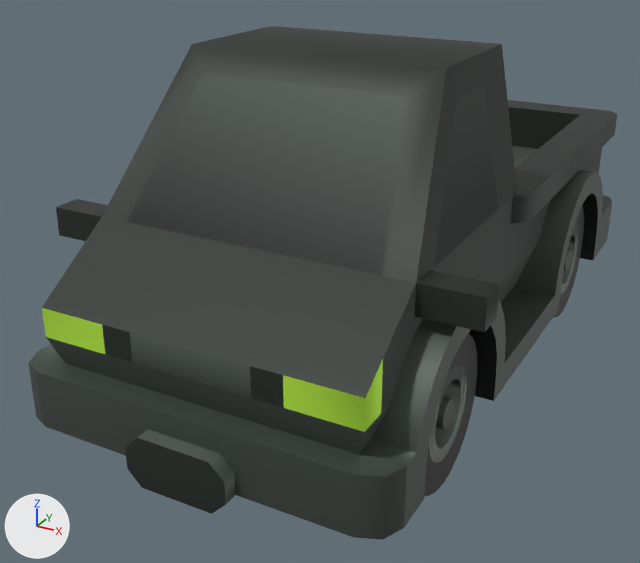
The glTF model public/models/kenney/truck-flat.glb: old version first, new version second.
The view is the same before and after, from a 50 mm camera at (1.38, -3.01, 1.76) aimed at (-0.16, -0.23, 0.37). The lights are fixed; the arrows at lower left show +X, +Y and +Z. The first picture is the older version. Vertices at exactly the same position are counted once.

Names of what the first picture shows: 'body', 'wheel-back-left', 'wheel-front-left'.
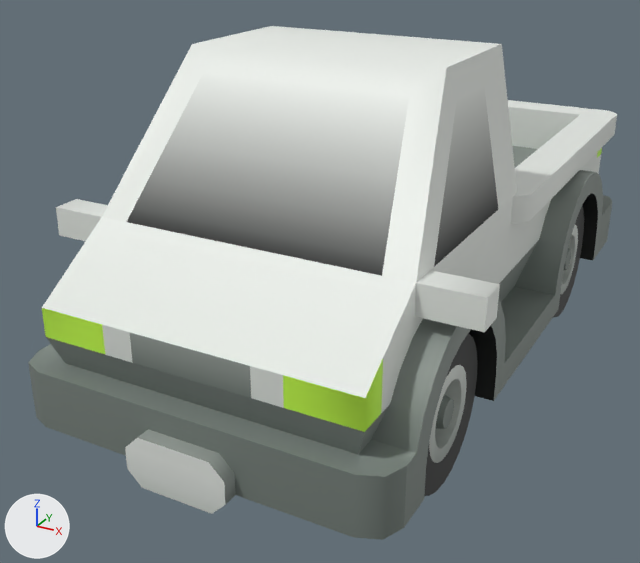
Where the change shows, as pixel boxes (x1, y1, x2, y2) in the pictures (640 x 563 px):
part 1 of me_body, recoloured (dark grey to grey)
    both: (28, 96, 612, 540)
part 2 of me_body, recoloured (dark grey to white)
    both: (42, 26, 617, 514)
part 3 of me_wheel_back_left, recoloured
    both: (435, 248, 571, 429)
part 4 of me_wheel_back_left, recoloured
    both: (429, 236, 578, 463)
part 5 of me_wheel_back_left, recoloured
    both: (431, 225, 578, 450)

The change in detail:
me_body has 426 vertices, 775 faces and spans x -0.75..0.75, y -1.37..1.37, z 0.0..1.15.
me_body is used by ob_body; location (0.0, 0.0, 0.15).
me_body part 1: 387 faces centred in x -0.65..0.65, y -1.36..1.36, z 0.0..0.79 are repainted in the vertex colours; the middle colour goes from dark grey #4c5550 to grey #808984.
me_body part 2: 212 faces centred in x -0.75..0.75, y -1.37..1.37, z 0.02..1.15 are repainted in the vertex colours; the middle colour goes from dark grey #2c342f to white #e5ede4.
me_wheel_back_left has 264 vertices, 428 faces and spans x 0.0..0.3, y -0.3..0.3, z -0.3..0.3.
me_wheel_back_left is used by ob_wheel_back_left; location (0.3, 0.637, 0.3).
me_wheel_back_left part 3: 70 faces centred in x 0.267..0.3, y -0.054..0.054, z -0.055..0.055 are repainted in the vertex colours; the middle colour goes from dark grey #414944 to grey #737d77.
me_wheel_back_left part 4: 110 faces centred in x 0.25..0.3, y -0.151..0.151, z -0.138..0.084 are repainted in the vertex colours; the middle colour goes from grey #6a746e to grey #a2aaa4.
me_wheel_back_left part 5: 34 faces centred in x 0.267..0.3, y -0.125..0.117, z 0.036..0.138 are repainted in the vertex colours; the middle colour goes from dark grey #323a34 to light grey #ccd2cc.
